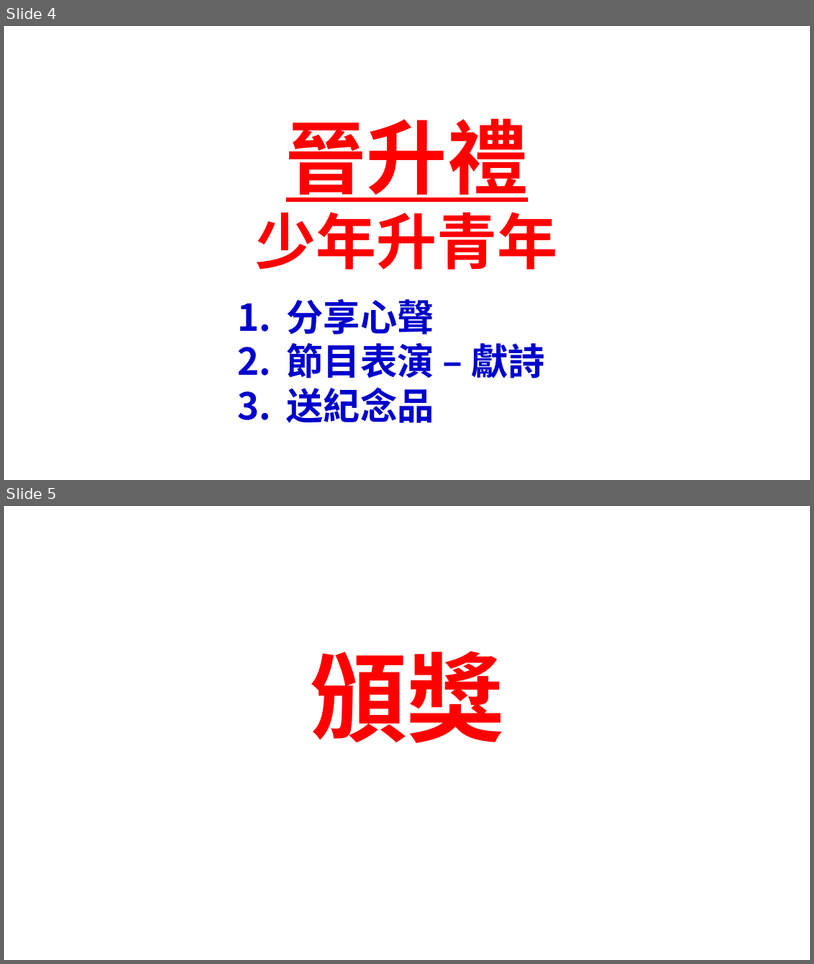
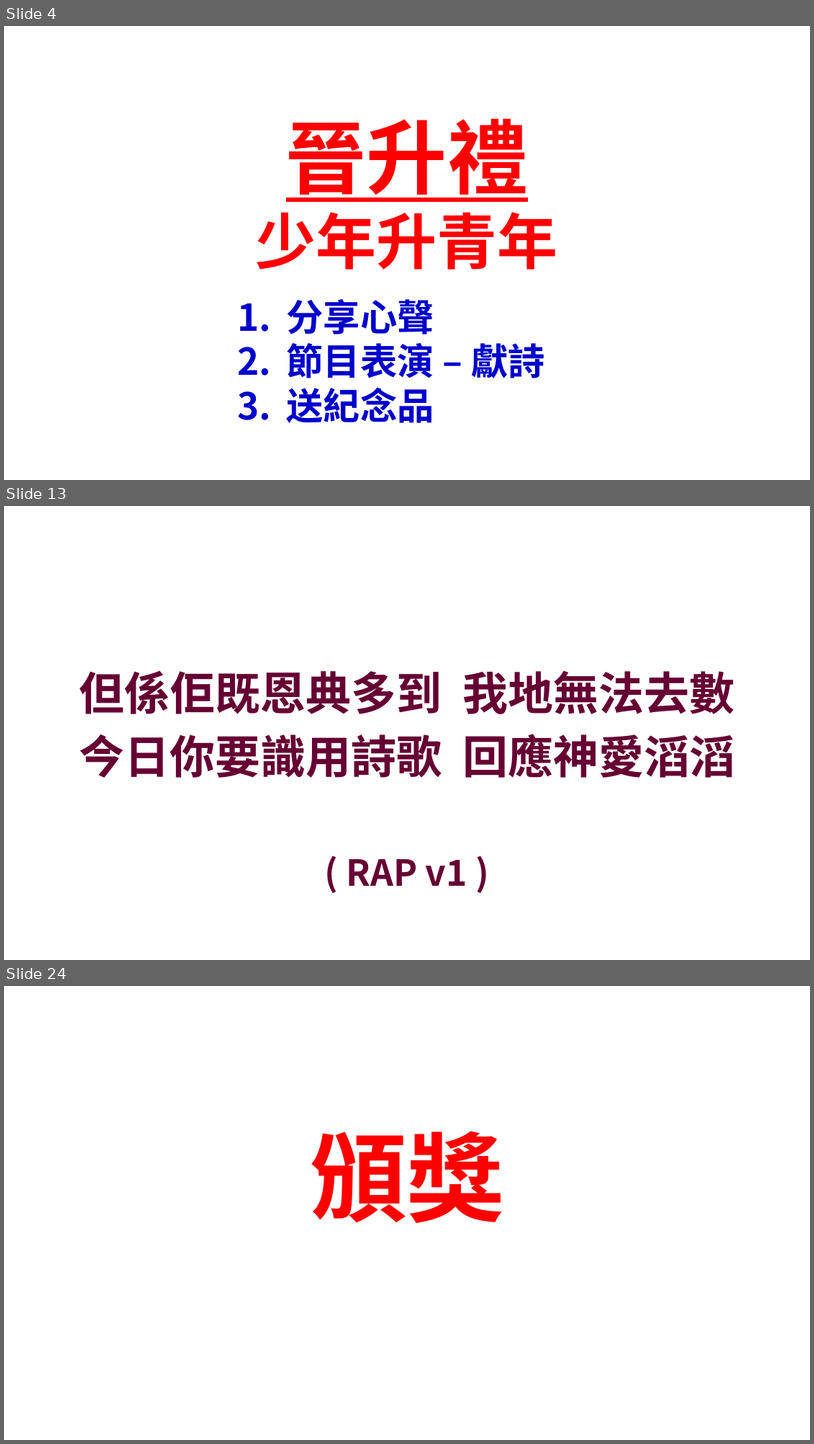
Before and after one commit to batisuoc/bible-school, a slide deck: 2022年主日學結業禮頒獎.pptx. Shown one above the other, each under a label of ours: slides 4 and 5 before the commit, slides 4, 13 and 24 after it; the slides between them are not shown. The pictures are 814x964 and 814x1444 pixels, drawn with LibreOffice and Linux fonts; fonts in the diff are those of the drawing; background and template pictures are left out. Boxes give left, top, right and bottom in pixels: in the first picture for what was removed or moved away, otherwise in the second. Text is boxed around its words. In the diff, an @@ line names an element or a change of style, - is before the commit and + after.

```diff
--- a/2022年主日學結業禮頒獎.pptx
+++ b/2022年主日學結業禮頒獎.pptx
@@ slide 13 added at (x1=4, y1=506, x2=810, y2=960), background picture (left out) @@
@@ text added at (x1=80, y1=671, x2=735, y2=777), 54 pt, text #660033, bold @@
+但係佢既恩典多到 我地無法去數
+今日你要識用詩歌 回應神愛滔滔
@@ text added at (x1=347, y1=859, x2=468, y2=885), 42.7 pt, text #660033, bold @@
+( RAP v1 )
@@ what was slide 5 is now slide 24 @@
```
Also in this commit, not shown: 18 other slides added.
